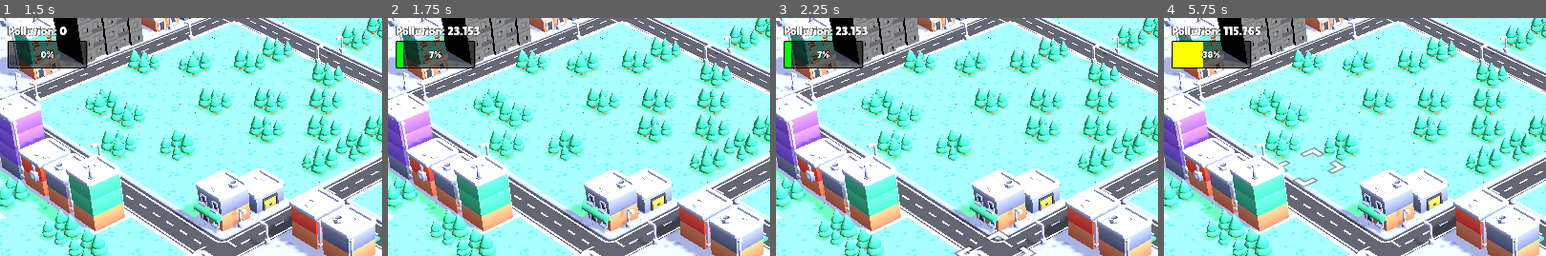
Above: before the commit, frames 1-4 (left to right).
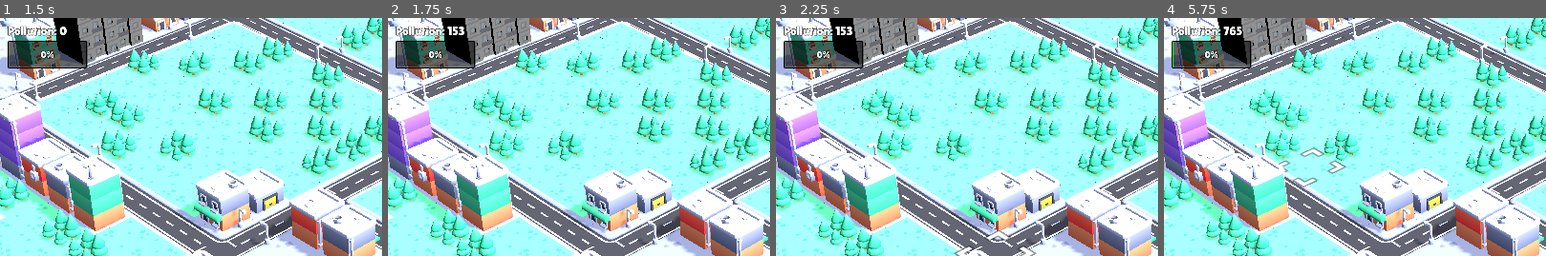
Above: after the commit, the same moments.

Repository: algosup/2024-2025-project-2-serious-game-team-3
Game: Godot game, scene res://scenes/menu.tscn
Same seed, same stepped clock (60 frames per second), same inputs: the game is played once before the commit and once after it.
Inputs (mouse positions are % of the whole screen's width and height, from its top left):
- Up to frame 1 (1.5 s): click "Start" at 0.5 s; tap Enter at 1.25 s; move the mouse to (72, 45) at 1.27 s; click (72, 45) at 1.35 s
- Up to frame 2 (1.75 s): no input
- Up to frame 3 (2.25 s): tap Space at 2 s; move the mouse to (30, 55) at 2.02 s; tap R (rotate) at 2.1 s
- Up to frame 4 (5.75 s): tap Enter at 2.75, 4.25 s; move the mouse to (60, 28) at 2.77 s; click (60, 28) at 2.85 s; tap Space at 3.5, 5 s; move the mouse to (45, 70) at 3.52 s; tap R (rotate) at 3.6, 5.1 s; move the mouse to (80, 65) at 4.27 s; click (80, 65) at 4.35 s; move the mouse to (20, 35) at 5.02 s
The pictures show only the part of the screen within x 0-50%, y 4-54%; the shares and areas given below are measured in that part.

Frame 1 is identical in both runs. In frame 2, 0.5% of the frame differs, in the area x 2-24%, y 3-21%; in frame 3, 0.5%; in frame 4, 1.2%, in the area x 2-26%, y 3-21%.

Commit message:
balance update

Diff:
--- a/Green City/scenes/main.tscn
+++ b/Green City/scenes/main.tscn
@@ -152,5 +152,4 @@
 offset_right = 288.0
 offset_bottom = 229.0
 theme = ExtResource("24_wn6e2")
-max_value = 300.0
-value = 10.0
+max_value = 100000.0
--- a/Green City/structures/building-garage.tres
+++ b/Green City/structures/building-garage.tres
@@ -8,5 +8,5 @@
 name = "Garage"
 model = ExtResource("1_gyclk")
 price = 70
-pollution_effect = 0.0
+pollution_effect = 13.0
 type = "building"
--- a/Green City/structures/building-small-a.tres
+++ b/Green City/structures/building-small-a.tres
@@ -8,5 +8,5 @@
 name = "Small building"
 model = ExtResource("1_v5apy")
 price = 50
-pollution_effect = 3.153
+pollution_effect = 20.0
 type = "building"
--- a/Green City/structures/building-small-b.tres
+++ b/Green City/structures/building-small-b.tres
@@ -8,5 +8,5 @@
 name = "Medium building"
 model = ExtResource("1_klt7o")
 price = 60
-pollution_effect = 0.0
+pollution_effect = 33.0
 type = "building"
--- a/Green City/structures/building-small-c.tres
+++ b/Green City/structures/building-small-c.tres
@@ -8,5 +8,5 @@
 name = "Skyscraper"
 model = ExtResource("1_6yyww")
 price = 70
-pollution_effect = 0.0
+pollution_effect = 40.0
 type = "building"
--- a/Green City/structures/building-small-d.tres
+++ b/Green City/structures/building-small-d.tres
@@ -8,5 +8,5 @@
 name = "Shop"
 model = ExtResource("1_164xq")
 price = 70
-pollution_effect = 0.0
+pollution_effect = 27.0
 type = "building"
